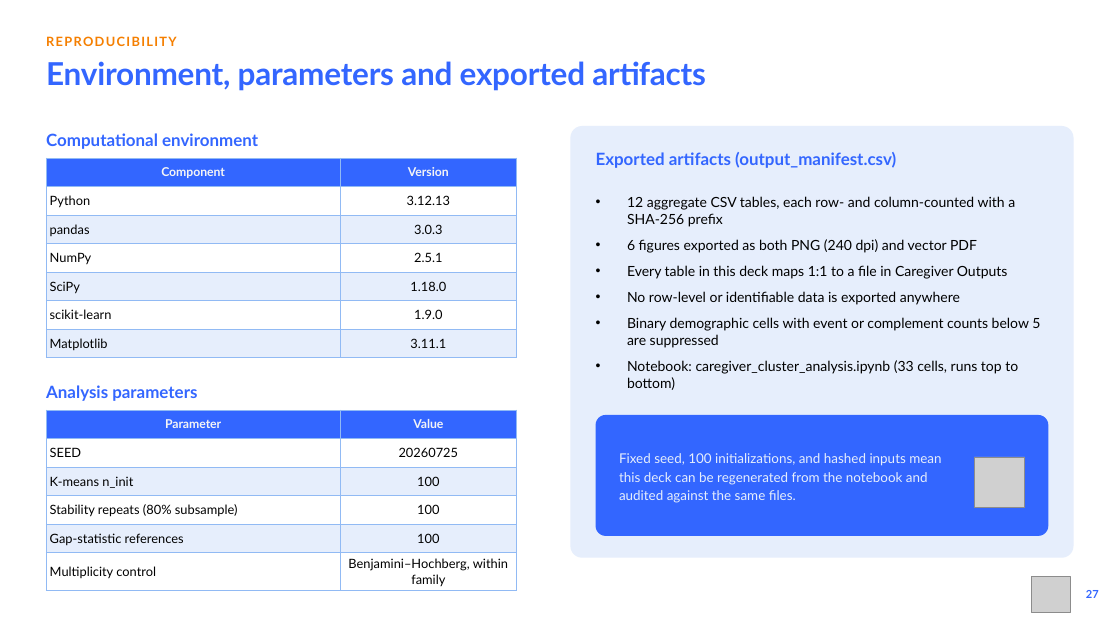
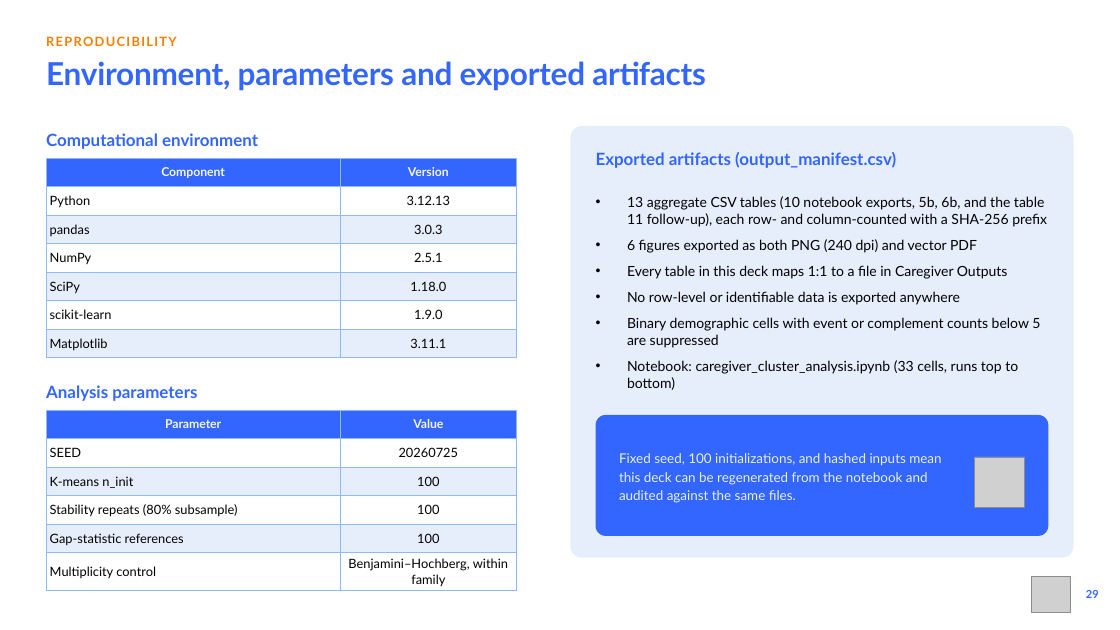
Before and after one commit to namo507/esd-redcap-metadata-watcher, a slide deck: slide 29 of Caregiver Project/ESD_Caregiver_Cluster_Analysis.pptx (slide 27 before the commit). Drawn at 1120x630 pixels with LibreOffice and Linux fonts; fonts in the diff are those of the drawing; grey boxes stand for pictures. Boxes give left, top, right and bottom in pixels: in the first picture for what was removed or moved away, otherwise in the second. Text is boxed around its words. In the diff, an @@ line names an element or a change of style, - is before the commit and + after.

```diff
--- a/Caregiver Project/ESD_Caregiver_Cluster_Analysis.pptx
+++ b/Caregiver Project/ESD_Caregiver_Cluster_Analysis.pptx
@@ text at (x1=627, y1=196, x2=1047, y2=227): text changed @@
-• 12 aggregate CSV tables, each row- and column-counted with a SHA-256 prefix
+• 13 aggregate CSV tables (10 notebook exports, 5b, 6b, and the table 11 follow-up), each row- and column-counted with a SHA-256 prefix
@@ text at (x1=1086, y1=590, x2=1099, y2=598): text changed @@
-27
+29
```
Also in this commit, not shown: 20 other slides changed, 2 slides added, 2 other files.
